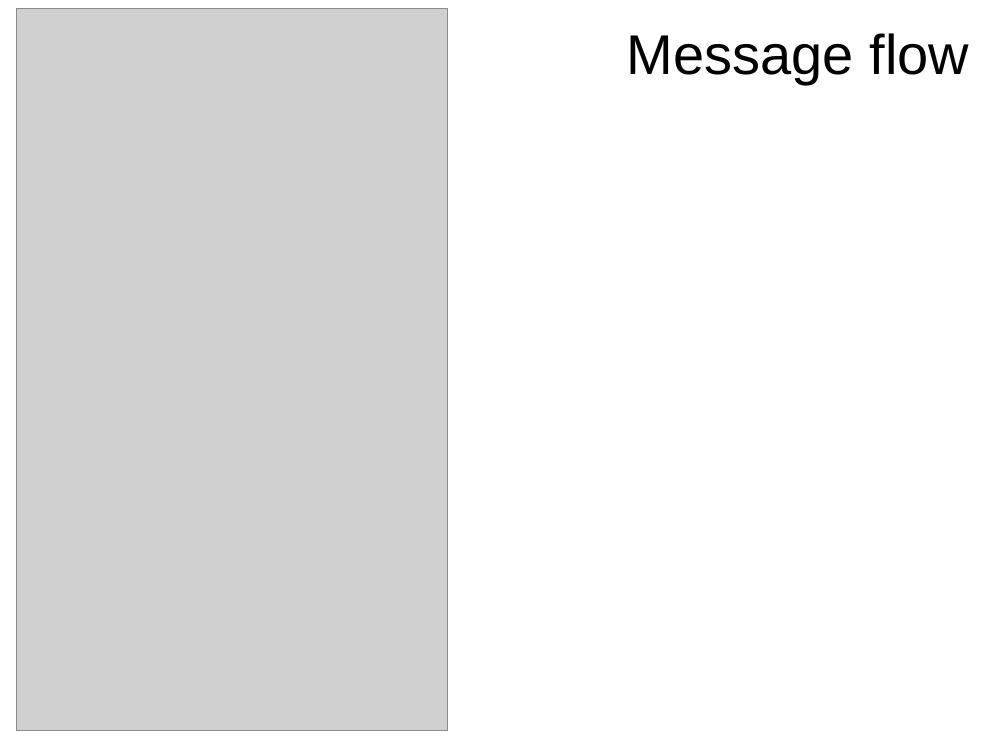
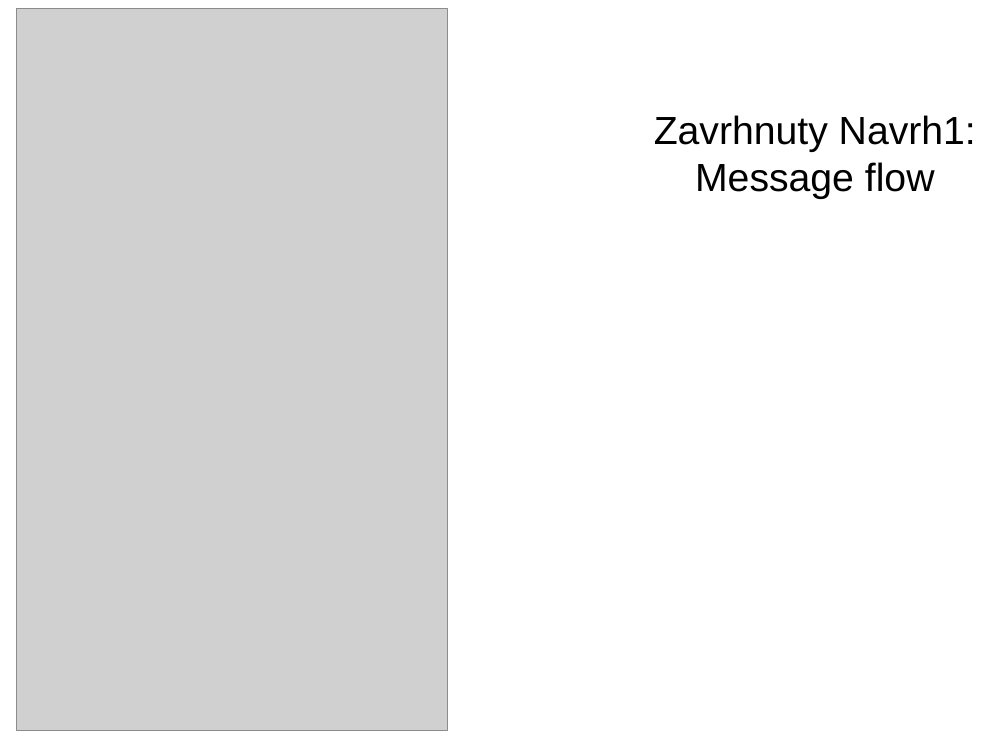
Before and after one commit to estamina/roomers, a slide deck: slide 10 of doc/chat.stano.ppt (slide 8 before the commit). Drawn at 1008x756 pixels with LibreOffice and Linux fonts; fonts in the diff are those of the drawing; grey boxes stand for pictures; background and template pictures are left out. Boxes give left, top, right and bottom in pixels: in the first picture for what was removed or moved away, otherwise in the second. Text is boxed around its words. In the diff, an @@ line names an element or a change of style, - is before the commit and + after.

```diff
--- a/doc/chat.stano.ppt
+++ b/doc/chat.stano.ppt
@@ title at bbox=[654, 115, 976, 199]: text changed; size 40 to 28 pt @@
-Message flow
+Zavrhnuty Navrh1: Message flow
```
Also in this commit, not shown: 4 other slides changed, 4 slides added, 1 other file.
